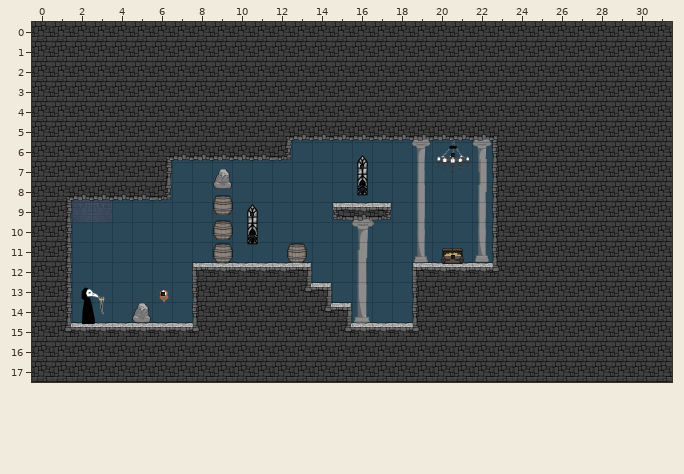
One commit to this Tiled map (JSON): Physics/Physics/assets/box_intro.tmj. Above: the version before the commit.
Cells are 300x300 px. Shown: x 0..31, y 0..17.
After:
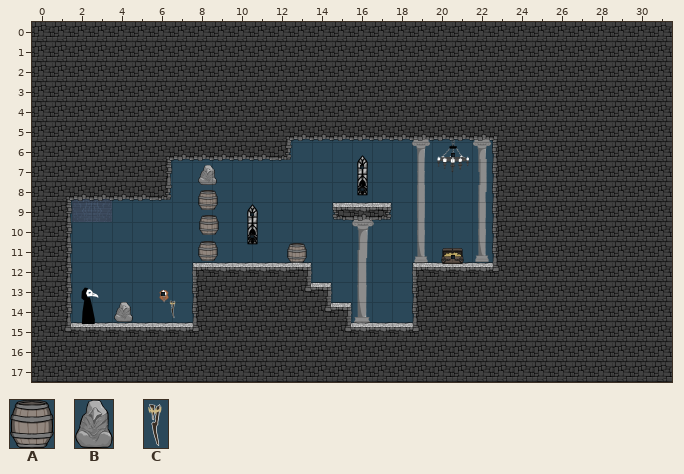
Key: from "GameObjects": A 1 "burnable", B 2 "nonburnable"; from "PlayerTorchTiles": C 2 "torch".
Objects are placed by their top-left corner, in cells (3,4 is the top-left corner of cell 3,4); size is 1x1 cell unless given.
Edits made:
--- layer "Entities"
-B "nonburnable" at 9.1,7.4
+B "nonburnable" at 8.3,7.1
-A "burnable" at 9,9.9
+A "burnable" at 8.3,8.4
-A "burnable" at 9.1,8.7
+A "burnable" at 8.4,9.7
-A "burnable" at 9.1,11.1
+A "burnable" at 8.3,11
-B "nonburnable" at 5,14 size 0.9x1
+B "nonburnable" at 4.1,14 size 0.9x1
--- layer "Player"
-C "torch" at 3.2,13.6 size 0.5x1
+C "torch" at 6.8,13.9 size 0.5x1
Boxes around the changes in both pictures, in picture pixels (x1, y1, x2, y2):
changed: (198, 165, 233, 240)
changed: (198, 242, 233, 263)
old place: (98, 296, 105, 314)
new place: (169, 300, 176, 318)
changed: (115, 302, 151, 323)
